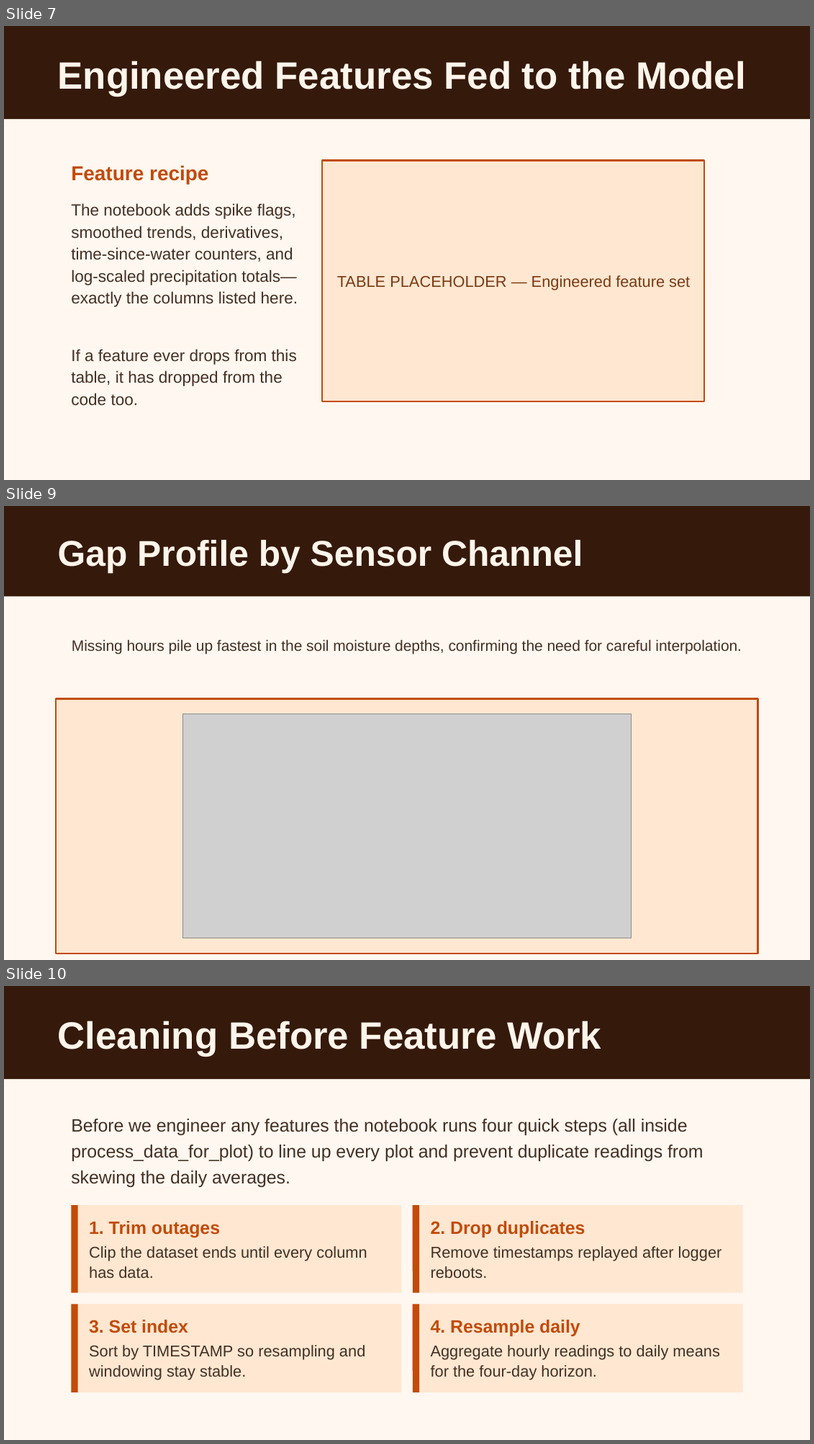
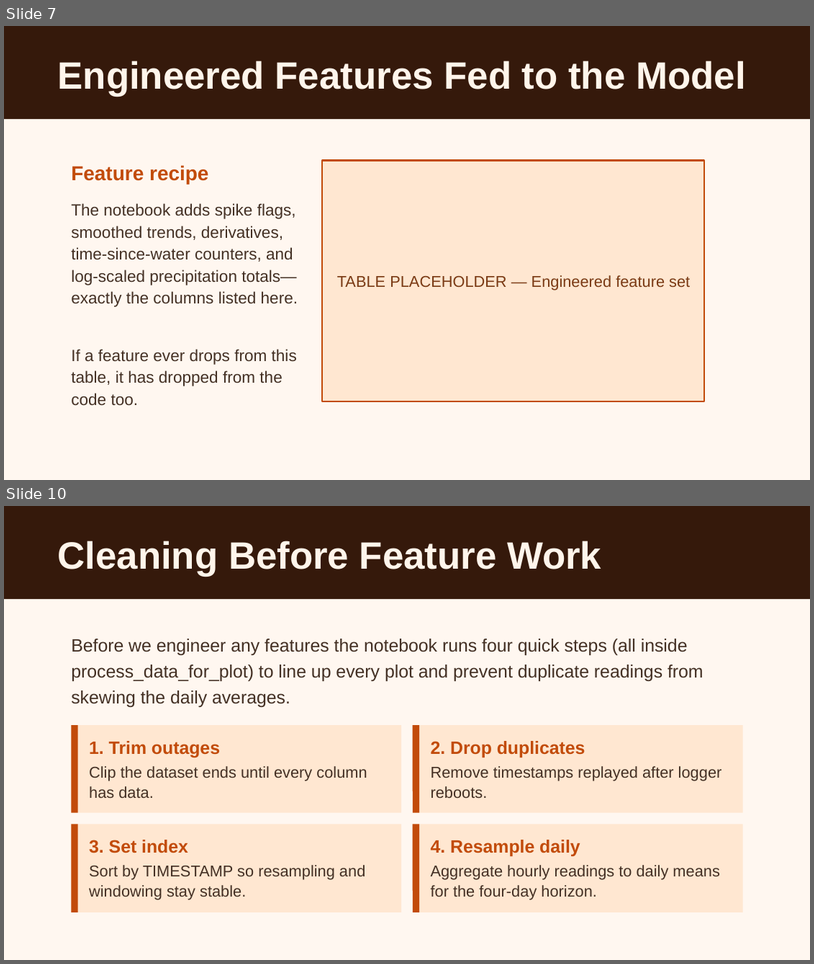
Before and after one commit to Bryan-Nsoh/slide-maker, a slide deck: workspace/presentations/eda-lstm-vwc-prediction.pptx. Shown one above the other, each under a label of ours: slides 7, 9 and 10 before the commit, slides 7 and 10 after it; the slides between them are not shown. The pictures are 814x1444 and 814x964 pixels, drawn with LibreOffice and Linux fonts; fonts in the diff are those of the drawing; grey boxes stand for pictures. Boxes give left, top, right and bottom in pixels: in the first picture for what was removed or moved away, otherwise in the second. Text is boxed around its words. In the diff, an @@ line names an element or a change of style, - is before the commit and + after.

```diff
--- a/workspace/presentations/eda-lstm-vwc-prediction.pptx
+++ b/workspace/presentations/eda-lstm-vwc-prediction.pptx
@@ slide 9 removed at box(4, 506, 810, 960), background #FFF7F0 @@
@@ rectangle removed at box(4, 506, 810, 596) @@
@@ text removed at box(58, 540, 583, 574) @@
-Gap Profile by Sensor Channel
@@ text removed at box(72, 639, 742, 654) @@
-Missing hours pile up fastest in the soil moisture depths, confirming the need for careful interpolation.
@@ rectangle removed at box(57, 699, 759, 952) @@
@@ picture removed at box(183, 714, 631, 938) @@
```
Also in this commit, not shown: 5 slides changed, 1 slide added, 7 other files.
